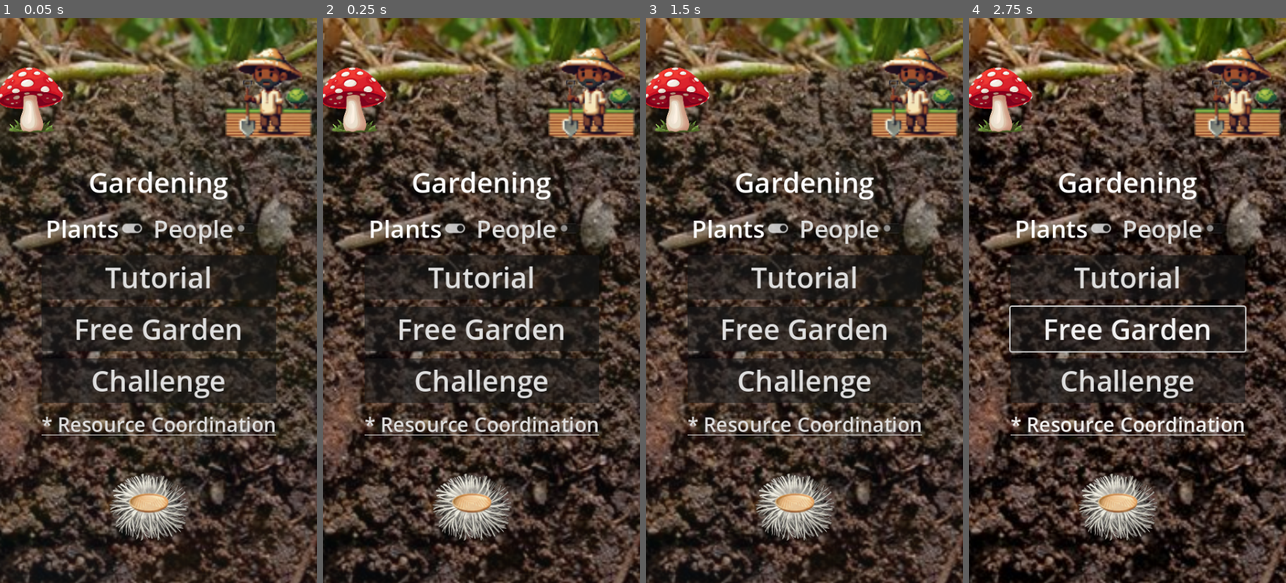
Above: before the commit, frames 1-4 (left to right).
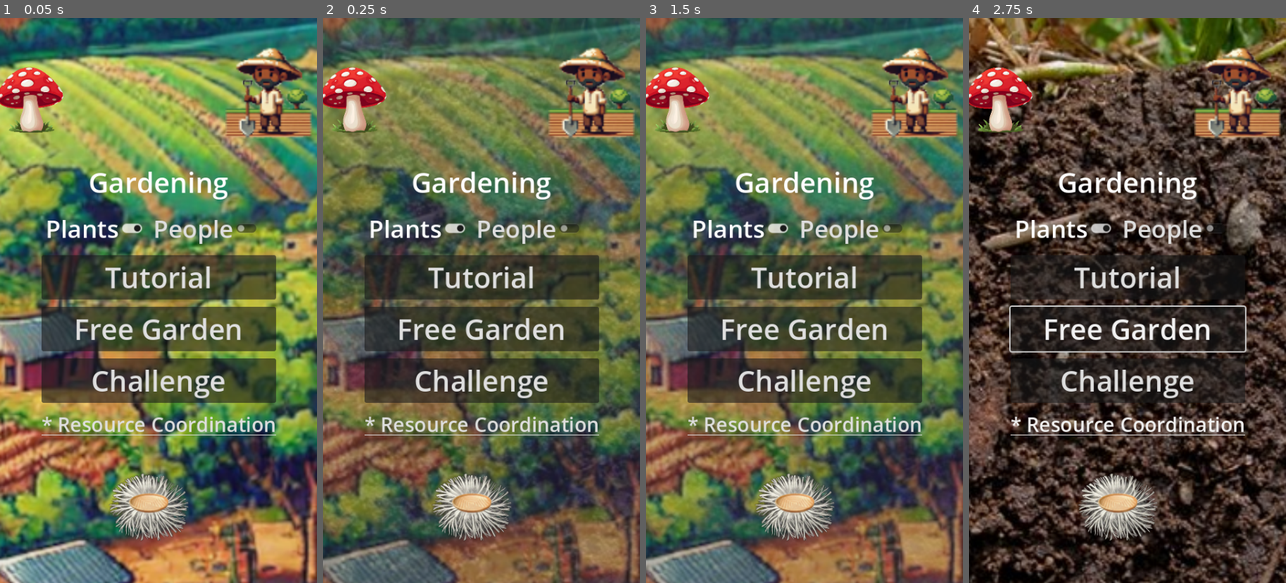
Above: after the commit, the same moments.

Repository: grassrootseconomics/mycofig
Game: Godot game, scene res://scenes/title_screen.tscn
The game is run twice, just before and just after one commit, with the same random seed, the same clock (stepped at 60 frames per second) and the same inputs.
Inputs (mouse positions are in pixels of both pictures, inside the frame that each line leads up to):
- Up to frame 1 (0.05 s): no input
- Up to frame 2 (0.25 s): no input
- Up to frame 3 (1.5 s): tap Enter at 0.5 s; move the mouse to (874, 272) at 0.52 s; hold Right (right) 0.53-1.25 s; tap Space (shoot) at 0.6 s; click (874, 272) at 0.67 s; click "Menu" at 1.25 s
- Up to frame 4 (2.75 s): drag from (1064, 328) to (1111, 413) at 2.02 s

The runs differ from the first frame. In frame 1, 84% of the frame differs, in the area x 0-100%, y 0-100%; in frame 2, 74%; in frame 3, 80%; in frame 4, nothing differs.

Commit message:
fixed swithcing between mondes after end game screen

Diff:
--- a/scenes/title_screen.gd
+++ b/scenes/title_screen.gd
@@ -4,23 +4,26 @@
 func _ready():
 	DisplayServer.window_set_title("Plants and People Gardening")
 	Global.score = 0
-	$CenterContainer/VBoxContainer/HBoxContainer/CheckButton.button_pressed = Global.social_mode
-	$CenterContainer/VBoxContainer/HBoxContainer/CheckButton2.button_pressed = not Global.social_mode
 
 	if(Global.social_mode):
+		$CenterContainer/BG.modulate.a = 1
+		$CenterContainer/BG2.modulate.a = 0
+		$CenterContainer/VBoxContainer/HBoxContainer/CheckButton2.button_pressed = true
+		$CenterContainer/VBoxContainer/HBoxContainer/CheckButton.button_pressed = false
+		var tween = get_tree().create_tween()
+		tween.tween_property($CenterContainer/BG, "modulate:a", 0, 0.5)
+		var tween2 = get_tree().create_tween()
+		tween2.tween_property($CenterContainer/BG2, "modulate:a", 1, 0.5)
+	else:
 		$CenterContainer/BG.modulate.a = 0
 		$CenterContainer/BG2.modulate.a = 1
+		$CenterContainer/VBoxContainer/HBoxContainer/CheckButton.button_pressed = true
+		$CenterContainer/VBoxContainer/HBoxContainer/CheckButton2.button_pressed = false
+		var tween2 = get_tree().create_tween()
+		tween2.tween_property($CenterContainer/BG2, "modulate:a", 0, 0.5)
 		var tween = get_tree().create_tween()
-		tween.tween_property($CenterContainer/BG2, "modulate:a", 0, 0.5)
-		var tween2 = get_tree().create_tween()
-		tween2.tween_property($CenterContainer/BG, "modulate:a", 1, 0.5)
-	else:
-		$CenterContainer/BG.modulate.a = 1
-		$CenterContainer/BG2.modulate.a = 0
-		var tween = get_tree().create_tween()
-		tween.tween_property($CenterContainer/BG2, "modulate:a", 0, 0.5)
-		var tween2 = get_tree().create_tween()
-		tween2.tween_property($CenterContainer/BG, "modulate:a", 1, 0.5)
+		tween.tween_property($CenterContainer/BG, "modulate:a", 1, 0.5)
+
 
 func _on_tutorial_pressed() -> void:
 
